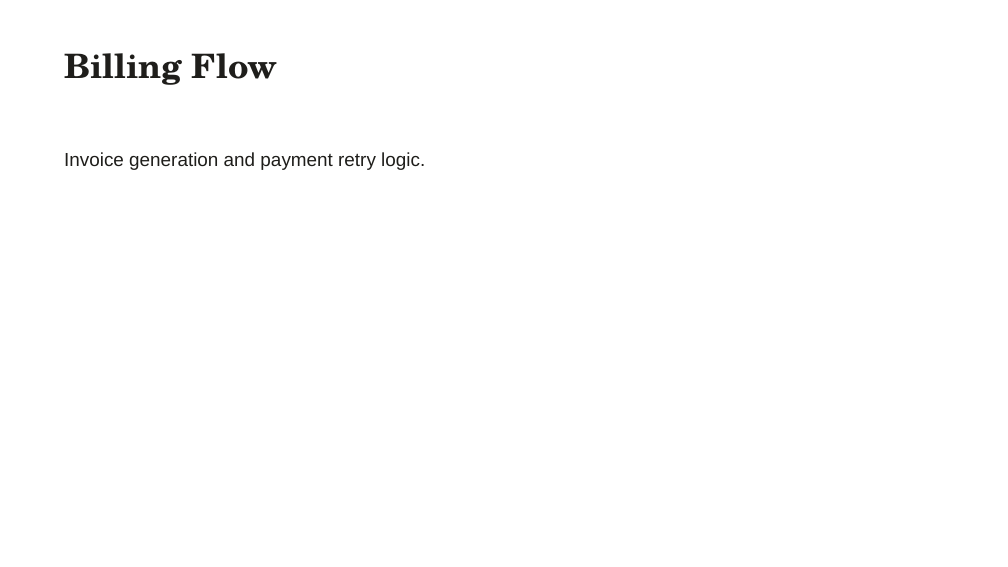
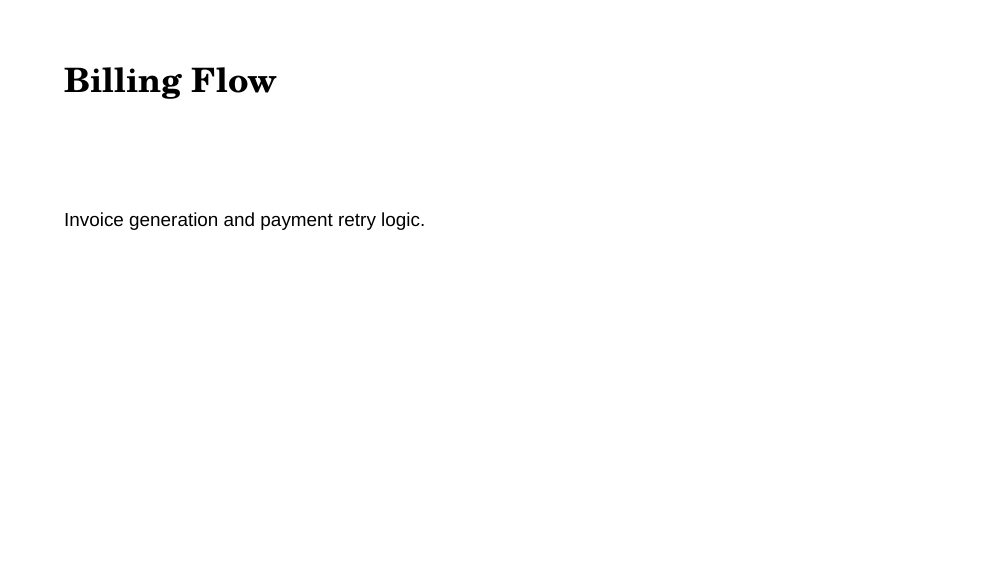
Before and after one commit to sugatoray/pptxdiff, a slide deck: slide 4 of docs/assets/sample_after.pptx. Drawn at 1008x567 pixels with LibreOffice and Linux fonts; fonts in the diff are those of the drawing. Boxes give left, top, right and bottom in pixels: in the first picture for what was removed or moved away, otherwise in the second. Text is boxed around its words. In the diff, an @@ line names an element or a change of style, - is before the commit and + after.

Commit message:
feat: update package.json and add pptxgenjs for PPTX generation
- Updated the "files" section in package.json to include new assets.
- Added new devDependencies: @aiden0z/pptx-renderer, pptxgenjs, prettier, and typescript.
- Refactored gen-sample-pptx.mjs to use pptxgenjs for generating sample PPTX files, improving compatibility and compliance with the OOXML standard.
- Implemented functions to build slides with structured content and added regression checks for slide generation.
- Introduced a new Python script for regression testing of generated PPTX files to ensure content types and shape bounds are valid.

```diff
--- a/docs/assets/sample_after.pptx
+++ b/docs/assets/sample_after.pptx
@@ text "Billing Flow" at [64, 67, 278, 99]: text colour #1F1E1B to #000000; vertical alignment top to middle @@
@@ text "Invoice generation and payment retry ..." at [64, 212, 425, 230]: text colour #1F1E1B to #000000; vertical alignment top to middle @@
```
Also in this commit, not shown: 4 other slides changed, 12 other files.
